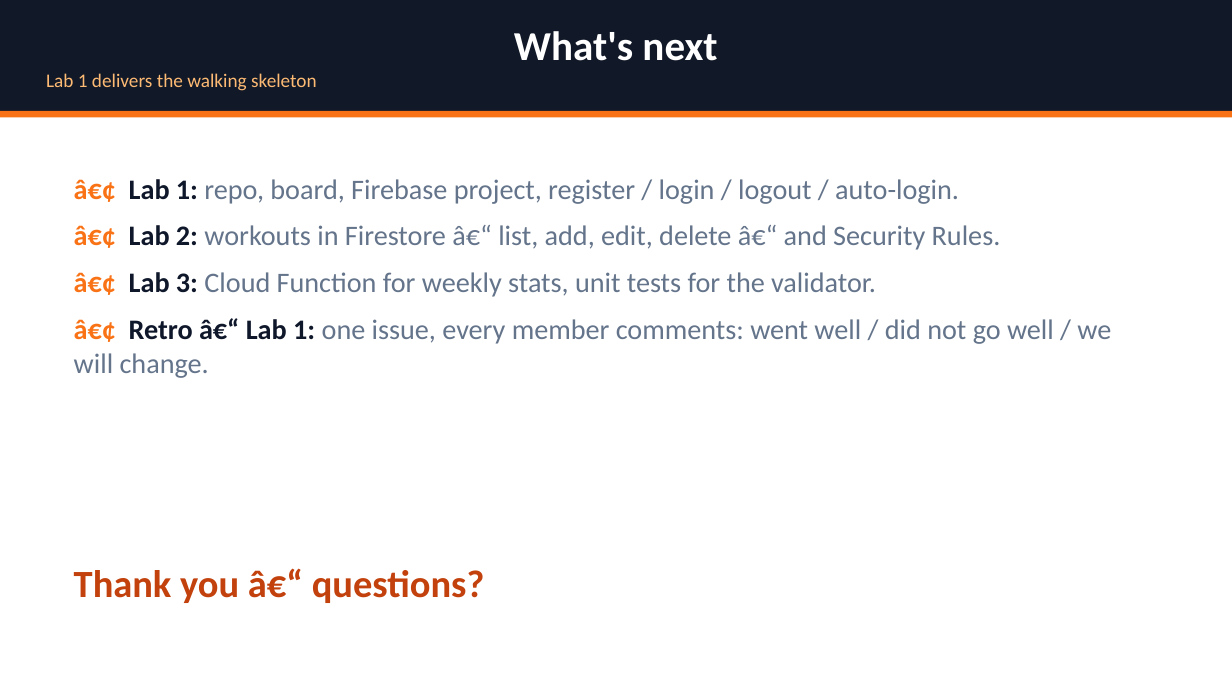
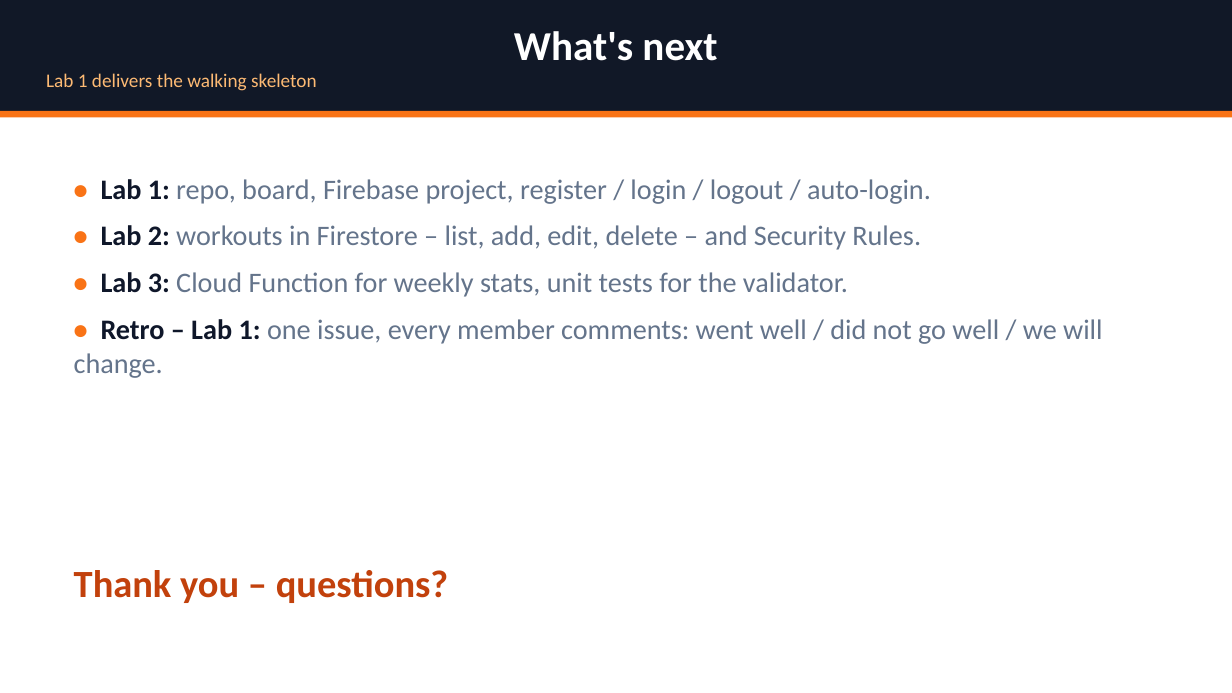
Before and after one commit to Ozodiy/gymbuddy-app, a slide deck: slide 15 of docs/presentation/GymBuddy_Lab1_Presentation.pptx (slide 13 before the commit). Drawn at 1232x693 pixels with LibreOffice and Linux fonts; fonts in the diff are those of the drawing. Boxes give left, top, right and bottom in pixels: in the first picture for what was removed or moved away, otherwise in the second. Text is boxed around its words. In the diff, an @@ line names an element or a change of style, - is before the commit and + after.

```diff
--- a/docs/presentation/GymBuddy_Lab1_Presentation.pptx
+++ b/docs/presentation/GymBuddy_Lab1_Presentation.pptx
@@ text at box(74, 179, 1103, 378): text changed @@
-â€¢ Lab 1: repo, board, Firebase project, register / login / logout / auto-login.
-â€¢ Lab 2: workouts in Firestore â€“ list, add, edit, delete â€“ and Security Rules.
-â€¢ Lab 3: Cloud Function for weekly stats, unit tests for the validator.
-â€¢ Retro â€“ Lab 1: one issue, every member comments: went well / did not go well / we will change.
+• Lab 1: repo, board, Firebase project, register / login / logout / auto-login.
+• Lab 2: workouts in Firestore – list, add, edit, delete – and Security Rules.
+• Lab 3: Cloud Function for weekly stats, unit tests for the validator.
+• Retro – Lab 1: one issue, every member comments: went well / did not go well / we will change.
@@ text at box(74, 570, 448, 603): text changed @@
-Thank you â€“ questions?
+Thank you – questions?
```
Also in this commit, not shown: 12 other slides changed, 2 slides added, 1 other file.
